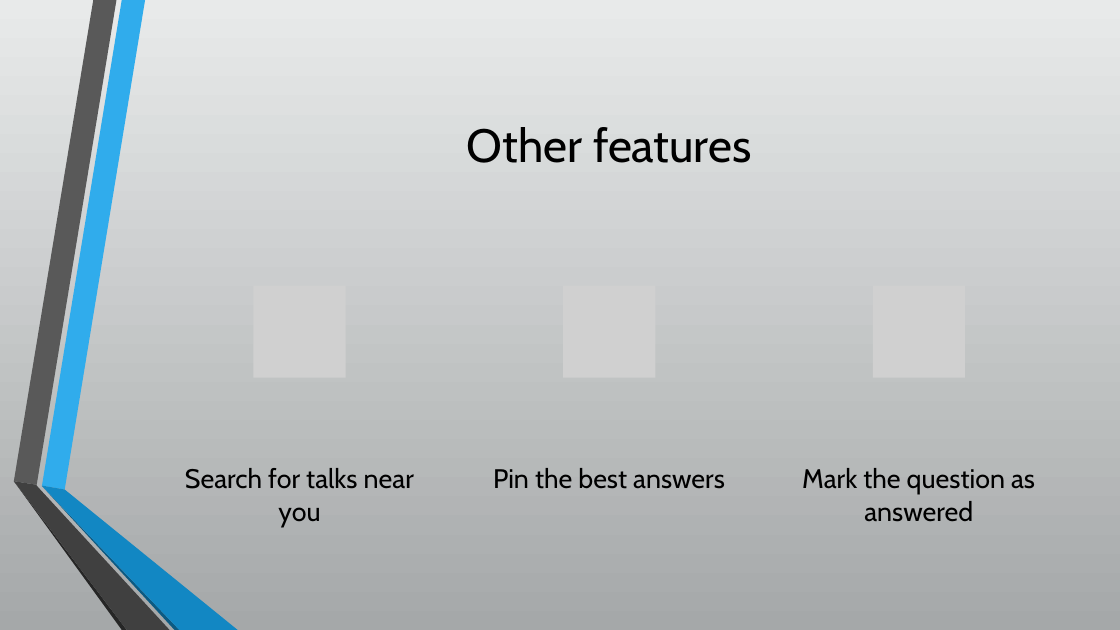
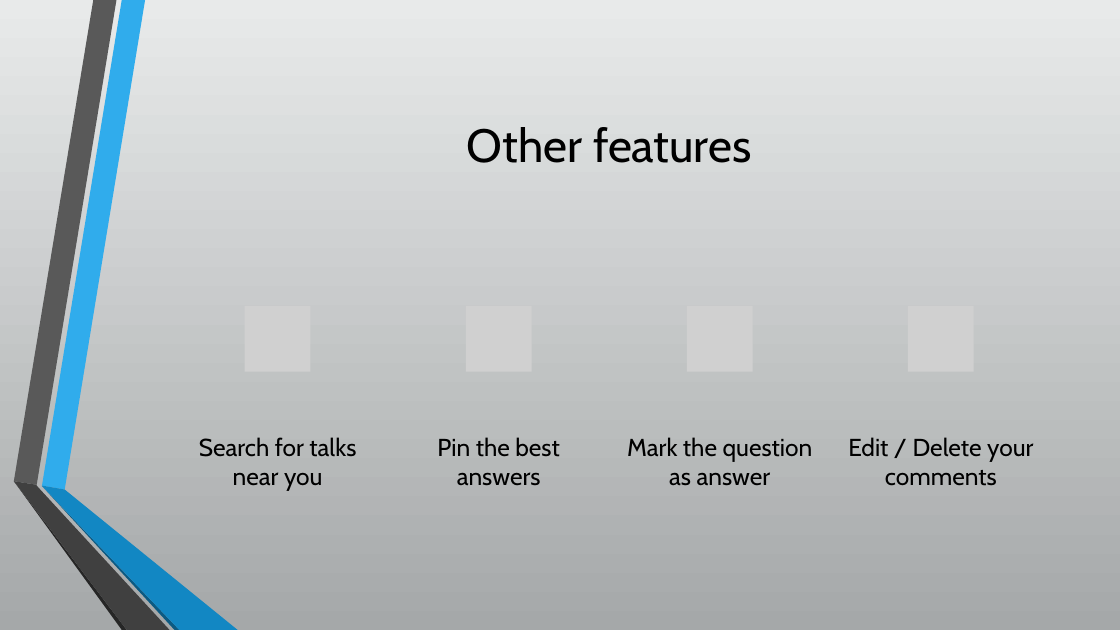
Before and after one commit to softeng-feup/open-cx-jakepaulers, a slide deck: slide 5 of docs/Askkit.pptx. Drawn at 1120x630 pixels with LibreOffice and Linux fonts; fonts in the diff are those of the drawing; grey boxes stand for pictures. Boxes give left, top, right and bottom in pixels: in the first picture for what was removed or moved away, otherwise in the second. Text is boxed around its words. In the diff, an @@ line names an element or a change of style, - is before the commit and + after.

Commit message:
Added screenshots

```diff
--- a/docs/Askkit.pptx
+++ b/docs/Askkit.pptx
@@ picture removed at box(563, 286, 655, 378) @@
@@ picture: place and size @@
-picture at box(254, 286, 346, 378)
+picture at box(245, 306, 310, 371)
@@ picture added at box(465, 306, 531, 371) @@
@@ picture: place and size @@
-picture at box(873, 286, 965, 378)
+picture at box(687, 306, 753, 371)
@@ picture added at box(908, 306, 974, 371) @@
@@ text "Search for talks near you": place and size @@
-text "Search for talks near you" at box(185, 468, 414, 527)
+text "Search for talks near you" at box(199, 437, 356, 491)
@@ text "Search for talks near you" at box(199, 437, 356, 491): size 23 to 21 pt @@
@@ text "Pin the best answers" at box(437, 437, 560, 486): size 23 to 21 pt @@
@@ text "Pin the best answers": place and size @@
-text "Pin the best answers" at box(493, 468, 725, 489)
+text "Pin the best answers" at box(437, 437, 560, 486)
@@ text at box(627, 437, 813, 486): text changed; size 23 to 21 pt @@
-Mark the question as answered
+Mark the question as answer
@@ text added at box(848, 437, 1033, 486), 21 pt, text #000000 @@
+Edit / Delete your comments
```
Also in this commit, not shown: 2 other slides changed.
